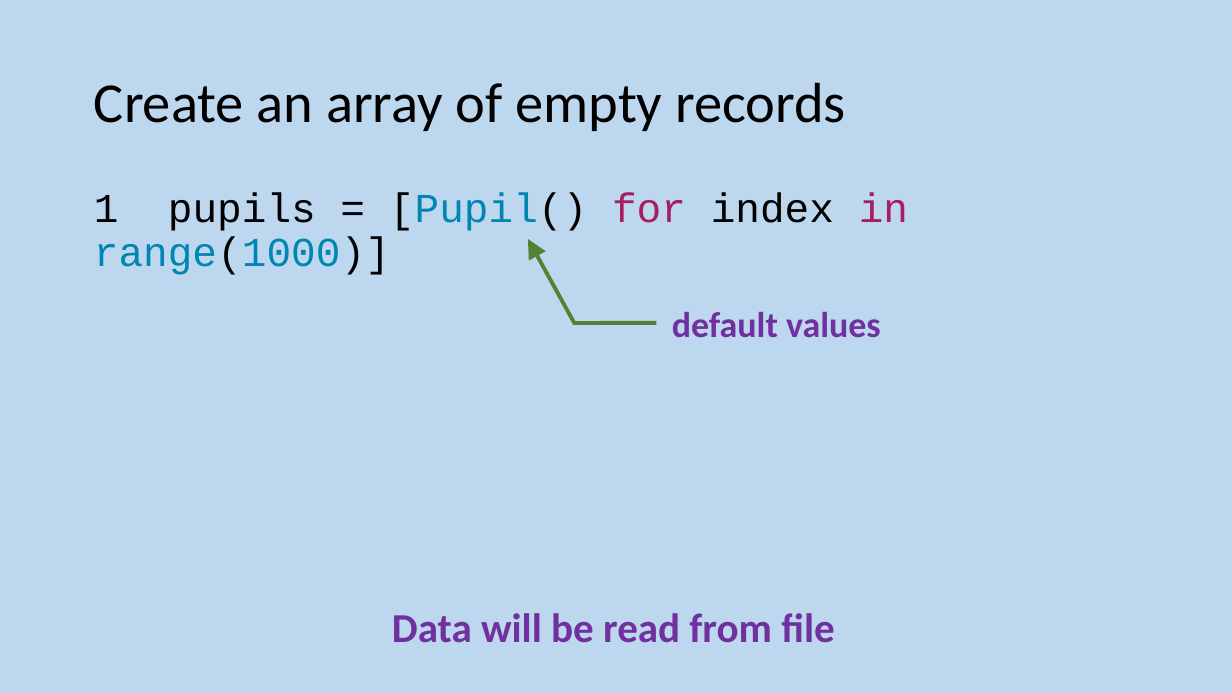
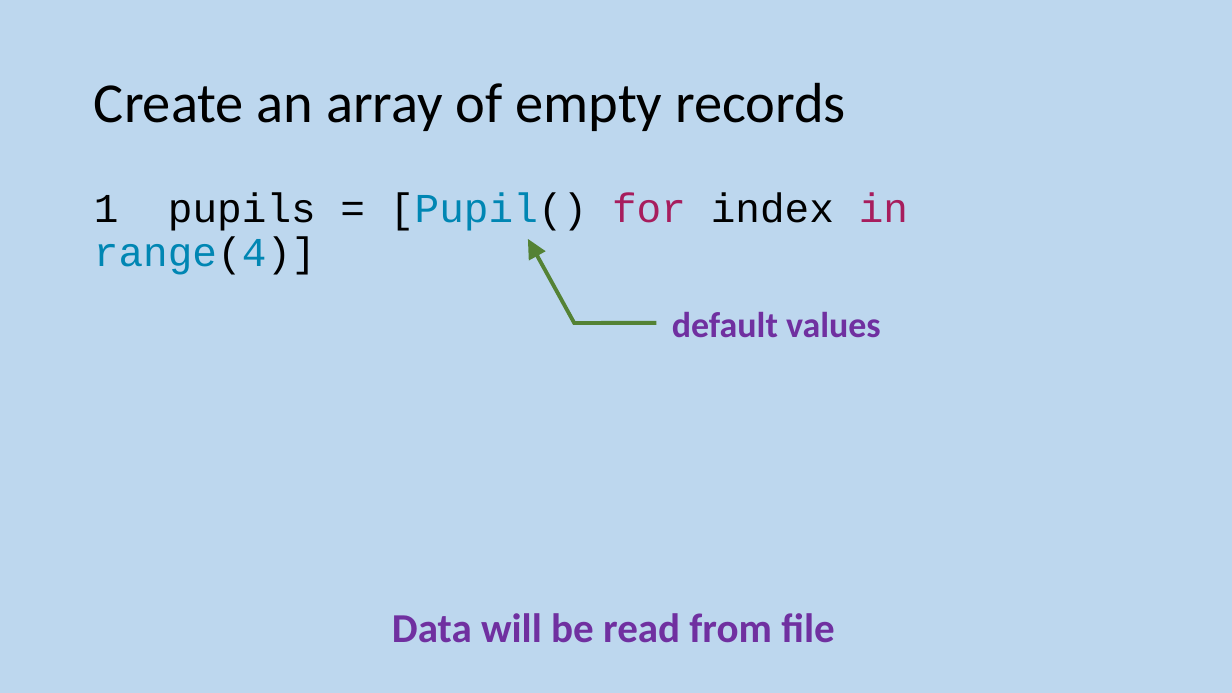
Before and after one commit to MrFriendCS/MrFriendCS.github.io, a slide deck: slide 151 of h-cs/sdd/H CS SDD Slides.pptx (slide 153 before the commit). Drawn at 1232x693 pixels with LibreOffice and Linux fonts; fonts in the diff are those of the drawing. Boxes give left, top, right and bottom in pixels: in the first picture for what was removed or moved away, otherwise in the second. Text is boxed around its words. In the diff, an @@ line names an element or a change of style, - is before the commit and + after.

```diff
--- a/h-cs/sdd/H CS SDD Slides.pptx
+++ b/h-cs/sdd/H CS SDD Slides.pptx
@@ text at [94,192,908,275]: text changed @@
-1 pupils = [Pupil() for index in range(1000)]
+1 pupils = [Pupil() for index in range(4)]
```
Also in this commit, not shown: 3 other slides changed, 6 other files.
